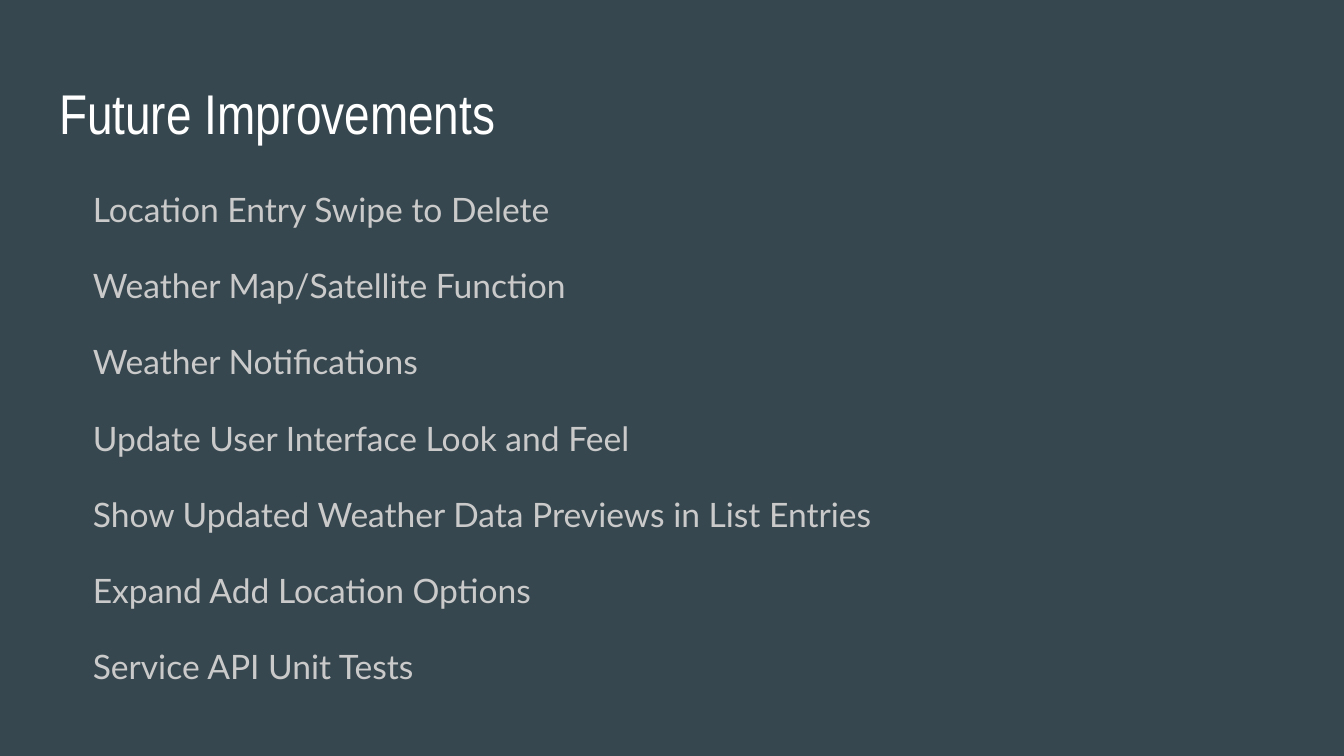
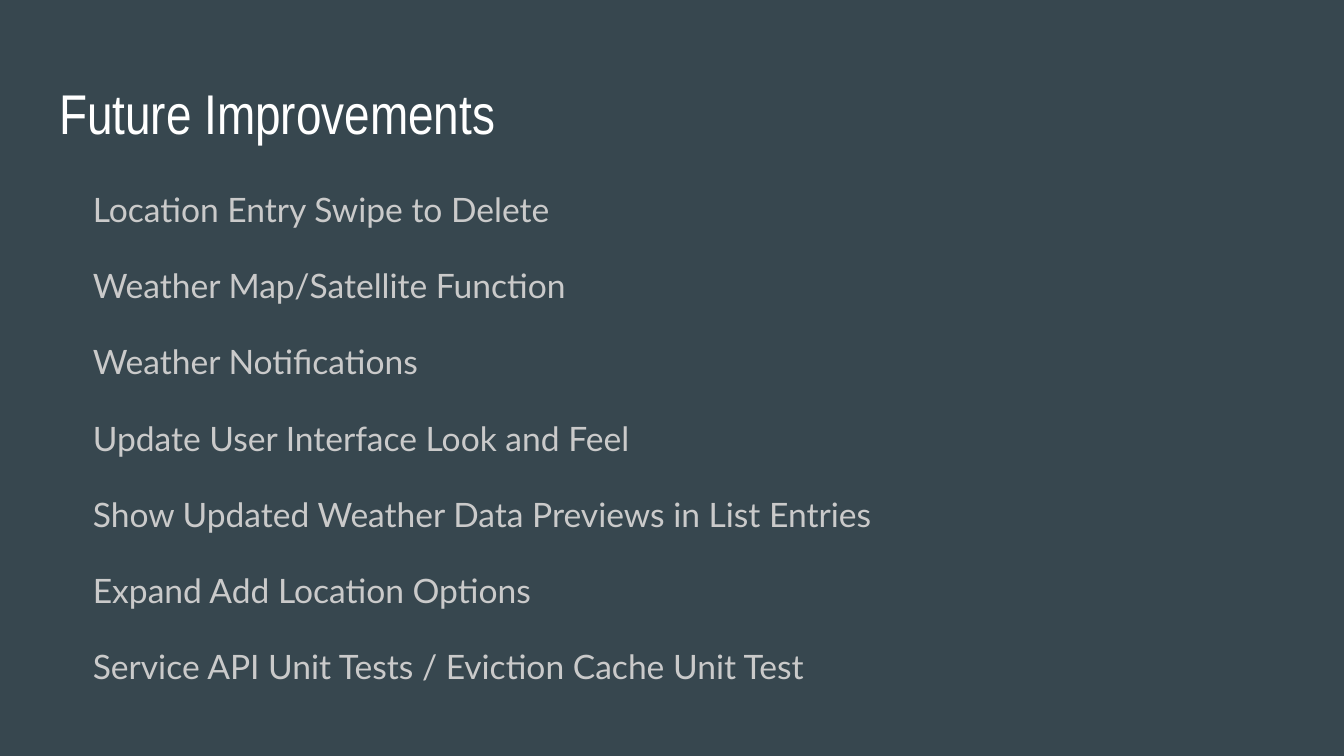
Before and after one commit to laurenyew/WeatherApp, a slide deck: slide 13 of Phunware_Weather_App_Presentation.pptx. Drawn at 1344x756 pixels with LibreOffice and Linux fonts; fonts in the diff are those of the drawing. Boxes give left, top, right and bottom in pixels: in the first picture for what was removed or moved away, otherwise in the second. Text is boxed around its words. In the diff, an @@ line names an element or a change of style, - is before the commit and + after.

```diff
--- a/Phunware_Weather_App_Presentation.pptx
+++ b/Phunware_Weather_App_Presentation.pptx
@@ text at bbox=[93, 654, 804, 679]: text changed @@
-Service API Unit Tests
+Service API Unit Tests / Eviction Cache Unit Test
```
Also in this commit, not shown: 1 other slide changed, 1 other file.
